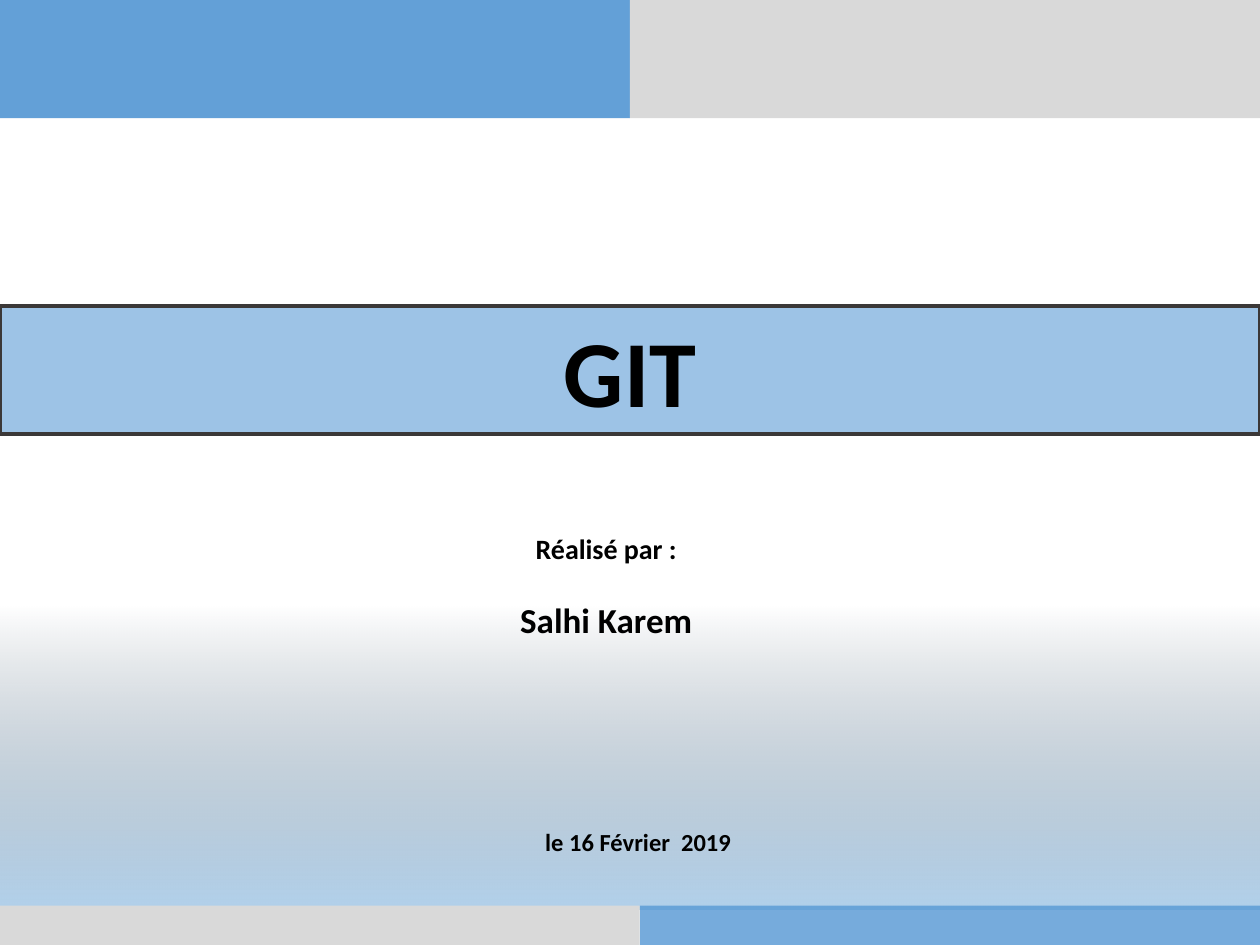
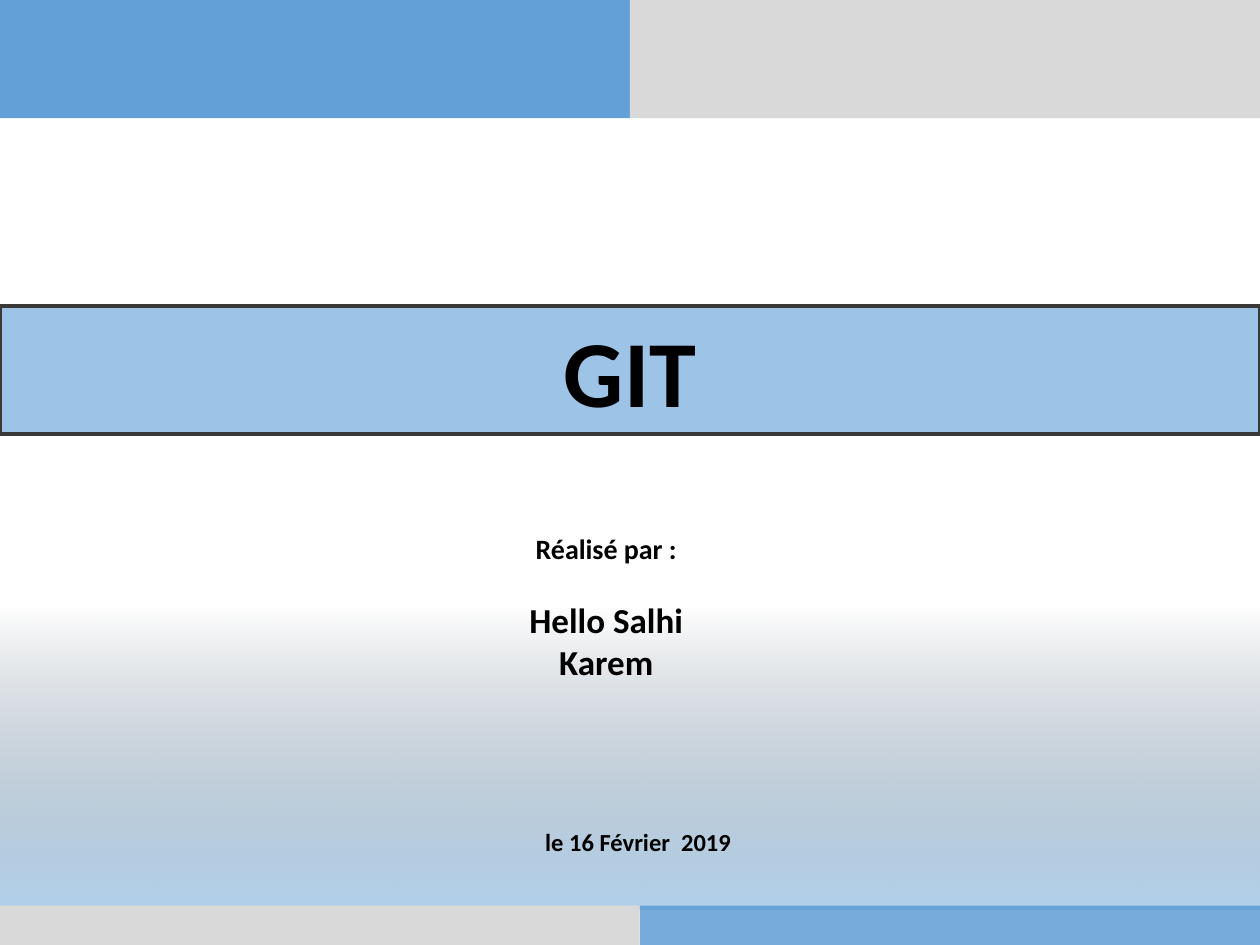
Before and after one commit to KaremSalhi/Gittest, a slide deck: slide 1 of Pres-Git.pptx. Drawn at 1260x945 pixels with LibreOffice and Linux fonts; fonts in the diff are those of the drawing. Boxes give left, top, right and bottom in pixels: in the first picture for what was removed or moved away, otherwise in the second. Text is boxed around its words. In the diff, an @@ line names an element or a change of style, - is before the commit and + after.

Commit message:
Presentation de Git version2

```diff
--- a/Pres-Git.pptx
+++ b/Pres-Git.pptx
@@ text at (529,608,683,676): text changed @@
-Salhi Karem
+Hello Salhi Karem
```
